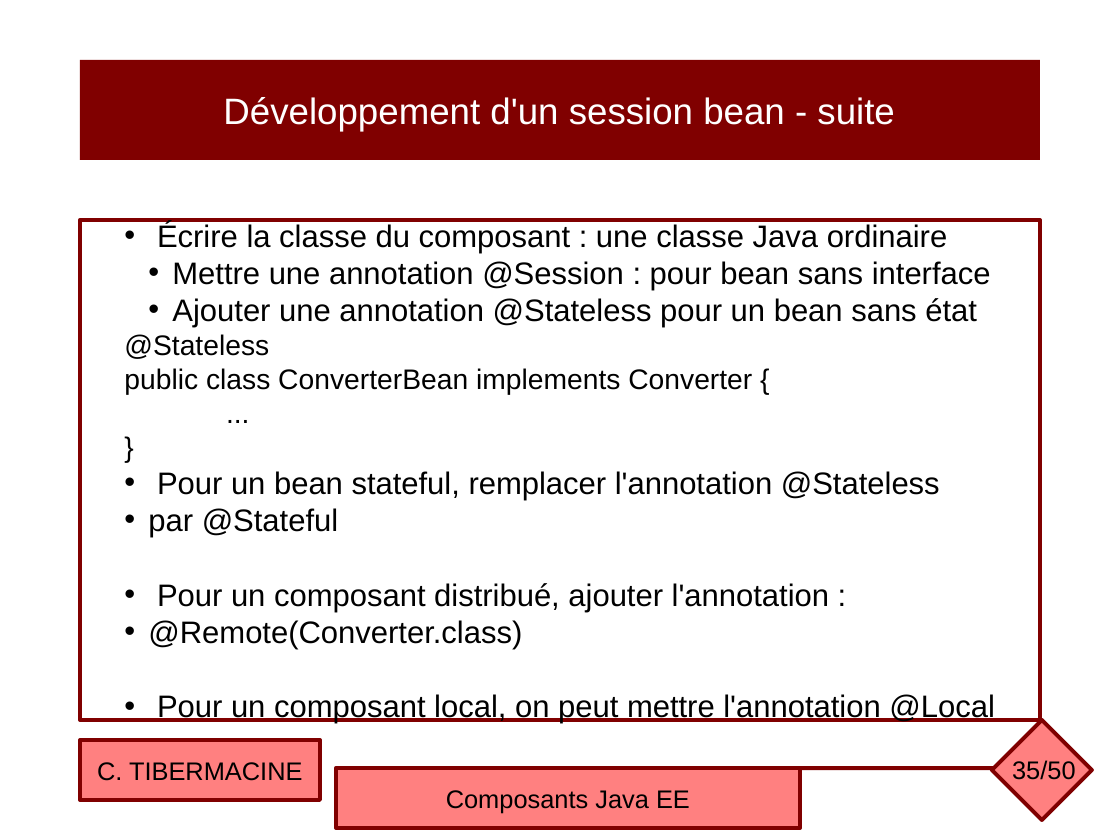
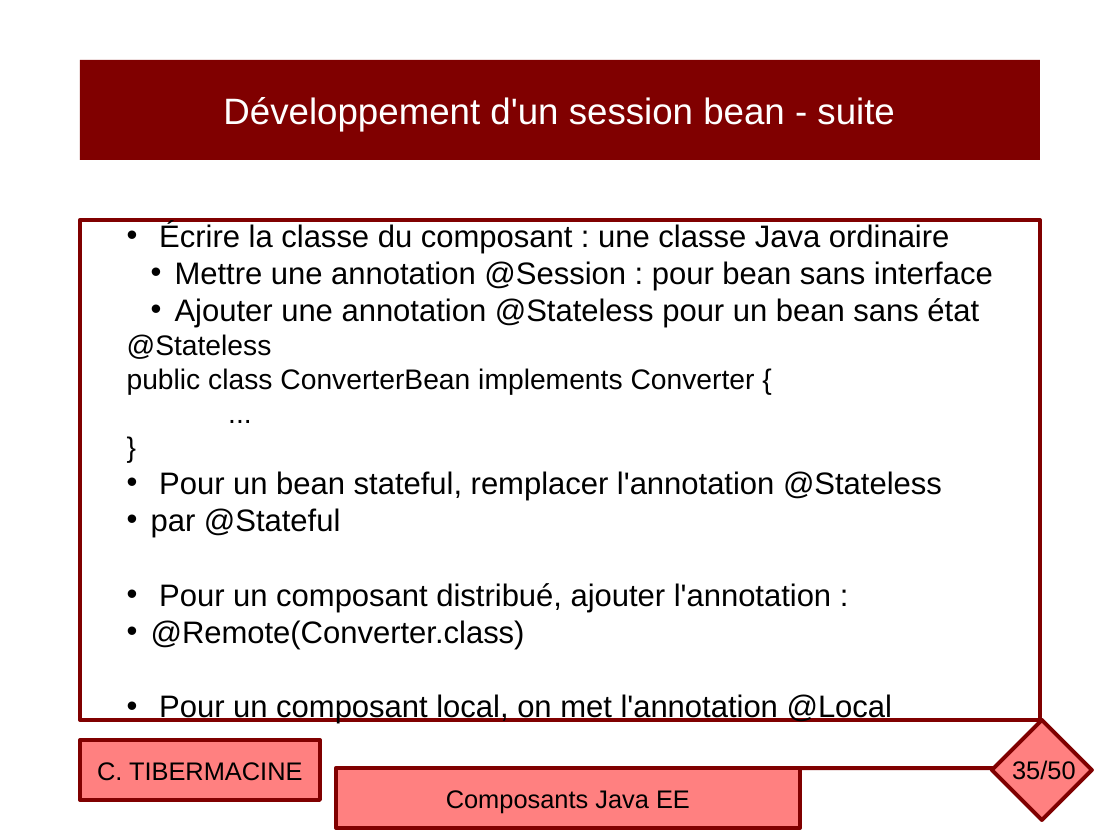
Before and after one commit to ctiber/composants, a slide deck: slide 35 of cours/cours1.odp. Drawn at 1120x840 pixels with LibreOffice and Linux fonts; fonts in the diff are those of the drawing. Boxes give left, top, right and bottom in pixels: in the first picture for what was removed or moved away, otherwise in the second. Text is boxed around its words. In the diff, an @@ line names an element or a change of style, - is before the commit and + after.

```diff
--- a/cours/cours1.odp
+++ b/cours/cours1.odp
@@ text in rectangle at <box>159,694,893,724</box>: text changed @@
-• Pour un composant local, on peut mettre l'annotation @Local
+• Pour un composant local, on met l'annotation @Local
```
Also in this commit, not shown: 21 other slides changed, 1 slide added, 1 slide removed, 1 other file.
